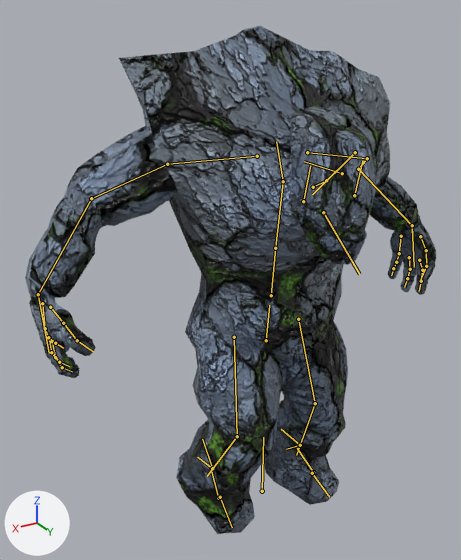
The glTF model BaseFramework 3D/Asset/Models/Character/Enemy/Golem/golem_clean.gltf: old version first, new version second.
Camera for both pictures: a 50 mm lens placed at (3.13, 4.8, 4.8), pointed at (0.28, 0.06, 2.43). Every picture has the same lights, and +X, +Y and +Z are marked at lower left. The first picture is the older version. Both versions are drawn at frame 9 of the action 'walk'; the numbers are the values there. The bones that change, and the others that lie on the model, are drawn over the model as lines.

Names of what the first picture shows: 'golem'.
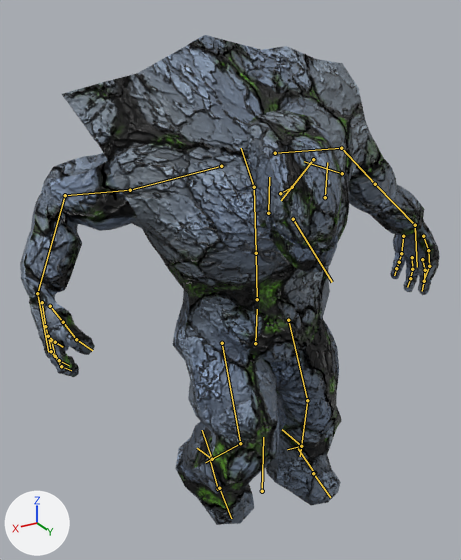
Boxes [x1, y1, x2, y2] around the edits, measured in the pictures (461 x 560 px):
'golem', posed: before [25, 26, 436, 534]; after [20, 35, 440, 525]
bone 'heel.R', root to tip: before (212, 468) to (197, 457); after (212, 459) to (197, 448)
bone 'hips', root to tip: before (266, 340) to (269, 305); after (255, 343) to (257, 309)
bone 'spine', root to tip: before (271, 295) to (275, 248); after (257, 299) to (256, 253)
bone 'ribs', root to tip: before (275, 248) to (283, 181); after (256, 253) to (254, 187)
bone 'spine1', root to tip: before (283, 181) to (276, 141); after (254, 187) to (241, 148)
bone 'upper_arm.R', root to tip: before (167, 164) to (91, 198); after (130, 190) to (65, 195)
bone 'forearm.R', root to tip: before (91, 198) to (38, 294); after (65, 195) to (37, 293)
bone 'hand.R', root to tip: before (38, 294) to (42, 315); after (37, 293) to (41, 314)
bone 'finger_ring.01.R', root to tip: before (45, 328) to (48, 337); after (45, 326) to (48, 336)
bone 'finger_ring.02.R', root to tip: before (48, 337) to (55, 343); after (48, 336) to (55, 342)
bone 'upper_arm.L', root to tip: before (367, 158) to (358, 169); after (341, 148) to (375, 184)
bone 'forearm.L', root to tip: before (358, 169) to (412, 225); after (375, 184) to (415, 225)
bone 'hand.L', root to tip: before (412, 225) to (412, 240); after (415, 225) to (415, 239)
bone 'thigh.R', root to tip: before (234, 337) to (237, 436); after (222, 343) to (240, 443)
bone 'shin.R', root to tip: before (237, 436) to (207, 476); after (240, 443) to (205, 462)
bone 'thigh.L', root to tip: before (298, 319) to (315, 403); after (288, 320) to (307, 400)
bone 'shin.L', root to tip: before (315, 403) to (296, 455); after (307, 400) to (300, 456)
bone 'heel.L', root to tip: before (300, 445) to (286, 449); after (301, 446) to (287, 449)

Patch to the scene script:
```diff
--- a/BaseFramework 3D/Asset/Models/Character/Enemy/Golem/golem_clean.gltf.py
+++ b/BaseFramework 3D/Asset/Models/Character/Enemy/Golem/golem_clean.gltf.py
@@ bone_heel_r @@
 bone_heel_r = bpy.data.objects['Armature'].pose.bones['heel.R']  # child of 'root'
-bone_heel_r.location = (0.09, -0.06, 0.09)
+bone_heel_r.location = (0.09, -0.13, 0.18)
@@ bone_hips @@
 bone_hips = bpy.data.objects['Armature'].pose.bones['hips']  # child of 'root'
-bone_hips.location = (0.03, -0.04, 0.0)
-bone_hips.rotation_quaternion = (0.999, 0.045, 0.0, -0.01)  # degrees (5, 0, -1)
+bone_hips.location = (-0.09, -0.04, 0.0)
+bone_hips.rotation_quaternion = (0.999, 0.044, -0.008, 0.025)  # degrees (5, -1, 3)
@@ bone_spine @@
 bone_spine = bpy.data.objects['Armature'].pose.bones['spine']  # child of 'hips'
-bone_spine.rotation_quaternion = (1.0, 0.016, 0.001, -0.011)  # degrees (2, 0, -1)
+bone_spine.rotation_quaternion = (1.0, 0.015, -0.004, 0.014)  # degrees (2, -1, 2)
@@ bone_ribs @@
 bone_ribs = bpy.data.objects['Armature'].pose.bones['ribs']  # child of 'spine'
-bone_ribs.rotation_quaternion = (1.0, 0.015, 0.001, -0.007)  # degrees (2, 0, -1)
+bone_ribs.rotation_quaternion = (1.0, 0.015, -0.002, 0.005)  # degrees (2, 0, 1)
@@ bone_spine1 @@
 bone_spine1 = bpy.data.objects['Armature'].pose.bones['spine1']  # child of 'ribs'
-bone_spine1.rotation_quaternion = (1.0, 0.0, 0.0, 0.0)  # degrees (0, 0, 0)
+bone_spine1.rotation_quaternion = (0.999, -0.052, 0.012, 0.007)  # degrees (-6, 1, 1)
@@ bone_upper_arm_r @@
 bone_upper_arm_r = bpy.data.objects['Armature'].pose.bones['upper_arm.R']  # child of 'shoulder.R'
-bone_upper_arm_r.rotation_quaternion = (0.952, 0.231, 0.036, -0.2)  # degrees (25, 9, -22)
+bone_upper_arm_r.rotation_quaternion = (0.889, 0.448, -0.034, -0.091)  # degrees (53, 1, -11)
@@ bone_forearm_r @@
 bone_forearm_r = bpy.data.objects['Armature'].pose.bones['forearm.R']  # child of 'upper_arm.R'
-bone_forearm_r.rotation_quaternion = (0.916, -0.384, 0.0, -0.118)  # degrees (-45, -5, -13)
+bone_forearm_r.rotation_quaternion = (0.717, -0.666, 0.0, -0.206)  # degrees (-83, -16, -18)
@@ bone_hand_r @@
 bone_hand_r = bpy.data.objects['Armature'].pose.bones['hand.R']  # child of 'forearm.R'
-bone_hand_r.rotation_quaternion = (0.701, 0.201, -0.604, 0.322)  # degrees (-29, -77, 73)
+bone_hand_r.rotation_quaternion = (0.722, 0.058, -0.586, 0.363)  # degrees (-48, -63, 84)
@@ bone_finger_ring_01_r @@
 bone_finger_ring_01_r = bpy.data.objects['Armature'].pose.bones['finger_ring.01.R']  # child of 'palm.03.R'
-bone_finger_ring_01_r.rotation_quaternion = (0.991, 0.127, 0.03, 0.025)  # degrees (15, 3, 3)
+bone_finger_ring_01_r.rotation_quaternion = (0.996, 0.074, 0.049, 0.019)  # degrees (9, 5, 3)
@@ bone_finger_ring_02_r @@
 bone_finger_ring_02_r = bpy.data.objects['Armature'].pose.bones['finger_ring.02.R']  # child of 'finger_ring.01.R'
-bone_finger_ring_02_r.rotation_quaternion = (0.975, 0.211, 0.074, -0.005)  # degrees (24, 8, 1)
+bone_finger_ring_02_r.rotation_quaternion = (0.961, 0.264, 0.083, -0.015)  # degrees (31, 10, 1)
@@ bone_upper_arm_l @@
 bone_upper_arm_l = bpy.data.objects['Armature'].pose.bones['upper_arm.L']  # child of 'shoulder.L'
-bone_upper_arm_l.rotation_quaternion = (0.928, -0.351, -0.098, -0.082)  # degrees (-41, -14, -5)
+bone_upper_arm_l.rotation_quaternion = (0.964, -0.07, -0.111, -0.229)  # degrees (-5, -14, -26)
@@ bone_forearm_l @@
 bone_forearm_l = bpy.data.objects['Armature'].pose.bones['forearm.L']  # child of 'upper_arm.L'
-bone_forearm_l.rotation_quaternion = (0.848, 0.465, 0.0, -0.254)  # degrees (54, 14, -26)
+bone_forearm_l.rotation_quaternion = (0.999, -0.014, 0.0, 0.007)  # degrees (-2, 0, 1)
@@ bone_hand_l @@
 bone_hand_l = bpy.data.objects['Armature'].pose.bones['hand.L']  # child of 'forearm.L'
-bone_hand_l.rotation_quaternion = (0.628, -0.077, 0.71, -0.308)  # degrees (-92, 58, -112)
+bone_hand_l.rotation_quaternion = (0.578, 0.153, 0.72, -0.35)  # degrees (76, 110, 33)
@@ bone_thigh_r @@
 bone_thigh_r = bpy.data.objects['Armature'].pose.bones['thigh.R']  # child of 'hips'
-bone_thigh_r.rotation_quaternion = (0.968, -0.176, -0.179, 0.006)  # degrees (-21, -20, 4)
+bone_thigh_r.rotation_quaternion = (0.945, -0.249, -0.21, 0.012)  # degrees (-31, -23, 8)
@@ bone_shin_r @@
 bone_shin_r = bpy.data.objects['Armature'].pose.bones['shin.R']  # child of 'thigh.R'
-bone_shin_r.rotation_quaternion = (0.953, 0.264, 0.0, -0.151)  # degrees (30, 5, -17)
+bone_shin_r.rotation_quaternion = (0.883, 0.408, 0.0, -0.232)  # degrees (47, 11, -25)
@@ bone_thigh_l @@
 bone_thigh_l = bpy.data.objects['Armature'].pose.bones['thigh.L']  # child of 'hips'
-bone_thigh_l.rotation_quaternion = (0.974, -0.138, 0.181, -0.003)  # degrees (-17, 21, -3)
+bone_thigh_l.rotation_quaternion = (0.984, -0.103, 0.145, 0.003)  # degrees (-12, 17, -1)
@@ bone_shin_l @@
 bone_shin_l = bpy.data.objects['Armature'].pose.bones['shin.L']  # child of 'thigh.L'
-bone_shin_l.rotation_quaternion = (0.987, 0.138, 0.0, 0.079)  # degrees (16, -1, 9)
+bone_shin_l.rotation_quaternion = (0.997, 0.066, 0.0, 0.038)  # degrees (8, 0, 4)
@@ bone_heel_l @@
 bone_heel_l = bpy.data.objects['Armature'].pose.bones['heel.L']  # child of 'root'
-bone_heel_l.location = (-0.05, -0.05, -0.05)
+bone_heel_l.location = (-0.05, -0.07, -0.06)
```
